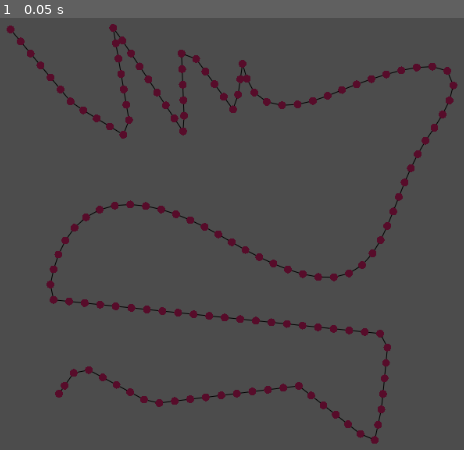
Above: before the commit, frame 1.
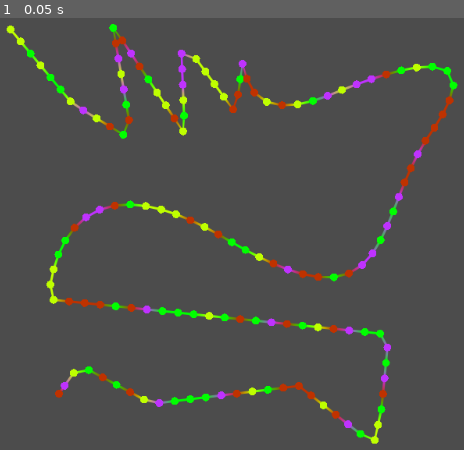
Above: after the commit, the same moment.

Repository: wormyrocks/DNAModeling
Game: Godot game, scene res://MainScene.tscn
Same seed, same stepped clock (60 frames per second), same inputs: the game is played once before the commit and once after it.
Inputs:
- Up to frame 1 (0.05 s): no input

The runs differ from the first frame. In frame 1, 5.5% of the frame differs, in the area x 1-99%, y 1-99%.

Commit message:
Fixed coloration; added randomized base pairs

Diff:
--- a/MainScene.tscn
+++ b/MainScene.tscn
@@ -13,8 +13,7 @@
 [node name="Strand" type="Node" parent="."]
 
 [node name="StrandPath" type="Path2D" parent="Strand"]
-modulate = Color( 0.686275, 0.168627, 0.168627, 1 )
-self_modulate = Color( 0.501961, 0.6, 1, 1 )
+self_modulate = Color( 1, 1, 1, 1 )
 position = Vector2( -151, -40 )
-curve = SubResource( 2 )
+curve = SubResource( 1 )
 script = ExtResource( 1 )
--- a/StrandPath.gd
+++ b/StrandPath.gd
@@ -2,29 +2,34 @@
 
 # Distance in pixels between pre-determined points
 var bake_interval = 20
+
 var ball_radius = 5
 
+# Array of points
+var point_array
 
-var point_array
-var color_array
-var color_choices = [Color.red, Color.blue, Color.green, Color.yellow]
+# Array of colors (needs to be updated to match array of points)
+var color_array = PoolColorArray()
+
+# Color palette
+var color_choices = [Color(0.0, 1.0, 0.0, 1.0), Color(0.75,0.20,0.0,1.0), Color(0.75, 0.20, 1.0, 1.0), Color(0.75, 1.0, 0.0, 1.0)]
 
 # Called when the node enters the scene tree for the first time.
 func _ready():
 	curve.set_bake_interval(bake_interval)
 	point_array = curve.get_baked_points()
 	print ("Strand created with %d baked points." % point_array.size())
-	color_array = PoolColorArray()
 	color_array.resize(point_array.size())
+	var num_colors = color_choices.size()
 	for i in range (0, point_array.size()):
-		color_array.push_back(Color.red)
+		color_array.set(i, color_choices[randi() % num_colors])
 	pass
 
 func _draw():
-	draw_polyline_colors(curve.get_baked_points(), color_array, 1.0, true)
+	draw_polyline_colors(curve.get_baked_points(), color_array, 2.0, true)
 	for i in range (0, point_array.size()):
 		var pt = point_array[i]
-		draw_circle(Vector2(pt[0], pt[1]), ball_radius, Color(1.0, 0.5, 1.0, 1.0))
+		draw_circle(Vector2(pt[0], pt[1]), ball_radius, color_array[i])
 
 
 # Called every frame. 'delta' is the elapsed time since the previous frame.
Not shown: 1 places in MainScene.tscn that only renumber resources
